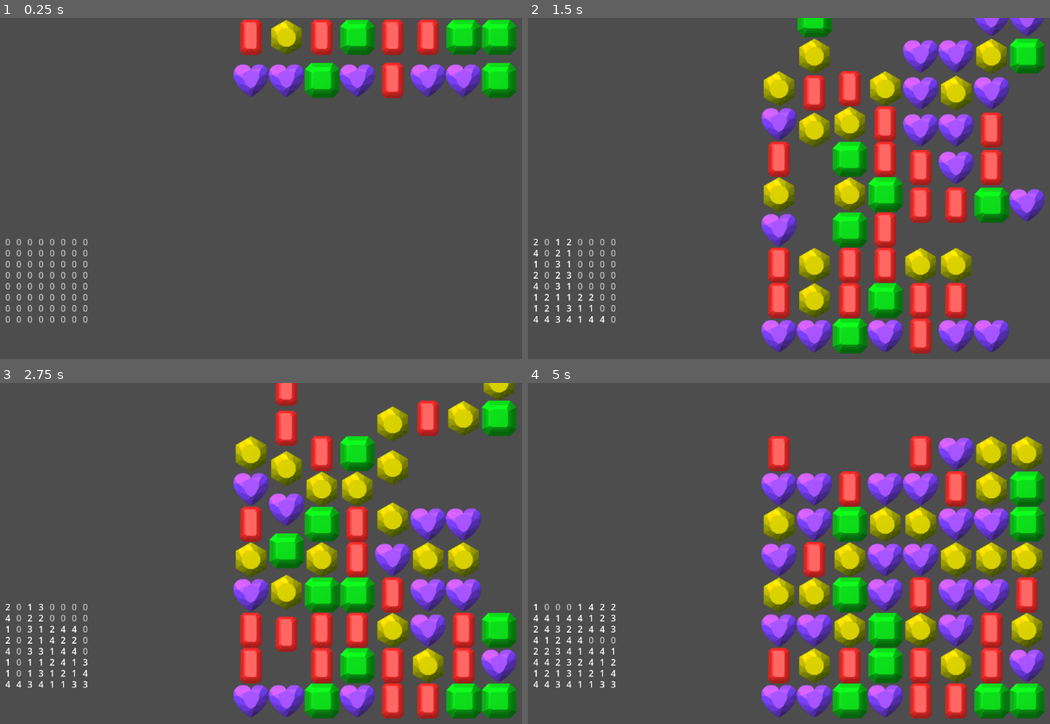
Above: before the commit, frames 1-4 (two rows, left to right).
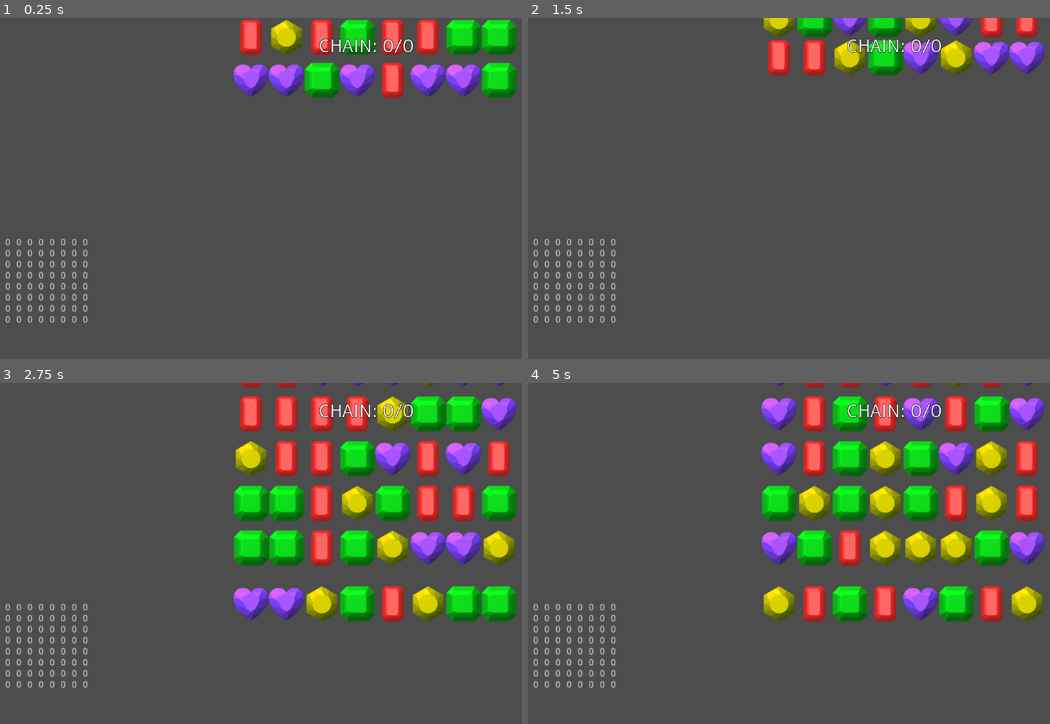
Above: after the commit, the same moments.

Repository: syun77/gd_match3
Game: Godot game, scene res://Main.tscn
Same seed, same stepped clock (60 frames per second), same inputs: the game is played once before the commit and once after it.
Inputs (mouse positions are in pixels of both pictures, inside the frame that each line leads up to):
- Up to frame 1 (0.25 s): no input
- Up to frame 2 (1.5 s): move the mouse to (940, 178) at 0.52 s; tap R (ui_r, bound only after the commit) at 0.6, 1.35 s; move the mouse to (668, 215) at 1.27 s
- Up to frame 3 (2.75 s): move the mouse to (334, 481) at 2.02 s; tap R (ui_r, bound only after the commit) at 2.1 s
- Up to frame 4 (5 s): move the mouse to (768, 631) at 2.77 s; tap R (ui_r, bound only after the commit) at 2.85, 3.6, 4.35 s; move the mouse to (992, 614) at 3.52 s; move the mouse to (606, 509) at 4.27 s

The runs differ from the first frame. In frame 1, 0.3% of the frame differs, in the area x 61-80%, y 6-11%; in frame 2, 30%; in frame 3, 36%; in frame 4, 39%, in the area x 0-99%, y 0-99%.

Commit message:
コードの階層を整理。連鎖判定の実装

Diff:
--- a/TestMatch3/Main.gd
+++ b/TestMatch3/Main.gd
@@ -7,14 +7,19 @@
 # ----------------------------------------
 # 外部参照.
 # ----------------------------------------
-const Point2 = preload("res://Point2.gd")
-const Array2 = preload("res://Array2.gd")
-const TileObj = preload("res://Tile.tscn")
+const Point2 = preload("res://src/common/Point2.gd")
+const Array2 = preload("res://src/common/Array2.gd")
+const TileObj = preload("res://src/Tile.tscn")
 
 # ----------------------------------------
 # 定数.
 # ----------------------------------------
 
+# ----------------------------------------
+# onready.
+# ----------------------------------------
+@onready var _label = $UILayer/Label
+@onready var _sound = $AudioStreamPlayer
 
 # ----------------------------------------
 # メンバ変数.
@@ -25,6 +30,11 @@
 # メンバ関数.
 # ----------------------------------------
 func _ready() -> void:
+	DisplayServer.window_set_size(Vector2i(1152*2, 648*2))
+
+	# セットアップ.
+	Common.setup(_sound)
+
 	# デバッグ描画用のフォント.
 	_font = Control.new().get_theme_font("font")
 
@@ -41,6 +51,9 @@
 	# フィールドの更新.
 	FieldMgr.proc(delta)
 
+	# UIの更新.
+	_update_ui(delta)
+
 	# デバッグ描画.
 	queue_redraw()
 
@@ -52,6 +65,12 @@
 		# ゲームをリセットする.
 		FieldMgr.initialize()
 		FieldMgr.start()
+
+## UIの更新.
+func _update_ui(delta:float) -> void:
+	var chain = FieldMgr.get_chain()
+	var max_chain = FieldMgr.get_max_chain()
+	_label.text = "CHAIN: %d/%d"%[chain, max_chain]
 
 # デバッグ描画.
 func _draw() -> void:
--- a/TestMatch3/Main.tscn
+++ b/TestMatch3/Main.tscn
@@ -1,6 +1,25 @@
-[gd_scene load_steps=2 format=3 uid="uid://cga6piwhq2fh"]
+[gd_scene load_steps=4 format=3 uid="uid://c55gat5j8sebp"]
 
 [ext_resource type="Script" path="res://Main.gd" id="1"]
+[ext_resource type="Theme" path="res://assets/fonts/font_theme.tres" id="2_mrlgs"]
+[ext_resource type="AudioStream" uid="uid://cx360jbl3to6q" path="res://assets/sound/erase.wav" id="3_iht8m"]
 
 [node name="Main" type="Node2D"]
 script = ExtResource("1")
+
+[node name="AudioStreamPlayer" type="AudioStreamPlayer" parent="."]
+stream = ExtResource("3_iht8m")
+
+[node name="UILayer" type="CanvasLayer" parent="."]
+
+[node name="Label" type="Label" parent="UILayer"]
+offset_left = 520.0
+offset_right = 977.0
+offset_bottom = 101.0
+theme = ExtResource("2_mrlgs")
+theme_override_colors/font_outline_color = Color(0, 0, 0, 1)
+theme_override_constants/outline_size = 3
+theme_override_font_sizes/font_size = 32
+text = "CHAIN"
+horizontal_alignment = 1
+vertical_alignment = 1
--- /dev/null
+++ b/TestMatch3/assets/fonts/font_theme.tres
@@ -0,0 +1,7 @@
+[gd_resource type="Theme" load_steps=2 format=3]
+
+[ext_resource type="FontFile" uid="uid://dhv1xmmixs67j" path="res://assets/fonts/mplus-1c-regular.ttf" id="1_4yyiq"]
+
+[resource]
+default_font = ExtResource("1_4yyiq")
+default_font_size = 24
--- a/TestMatch3/font_theme.tres
+++ /dev/null
@@ -1,7 +0,0 @@
-[gd_resource type="Theme" load_steps=2 format=3 uid="uid://bpnv5sq4jsfaa"]
-
-[ext_resource type="FontFile" uid="uid://dhv1xmmixs67j" path="res://mplus-1c-regular.ttf" id="1_4yyiq"]
-
-[resource]
-default_font = ExtResource("1_4yyiq")
-default_font_size = 24
--- a/TestMatch3/project.godot
+++ b/TestMatch3/project.godot
@@ -13,11 +13,11 @@
 config/name="TestMatch3"
 run/main_scene="res://Main.tscn"
 config/features=PackedStringArray("4.0")
-config/icon="res://icon.png"
 
 [autoload]
 
-FieldMgr="*res://FieldMgr.tscn"
+FieldMgr="*res://src/FieldMgr.tscn"
+Common="*res://src/common/Common.gd"
 
 [debug]
 
@@ -39,22 +39,22 @@
 
 ui_z={
 "deadzone": 0.5,
-"events": [Object(InputEventKey,"resource_local_to_scene":false,"resource_name":"","device":0,"window_id":0,"alt_pressed":false,"shift_pressed":false,"ctrl_pressed":false,"meta_pressed":false,"pressed":false,"keycode":0,"physical_keycode":0,"key_label":0,"unicode":0,"echo":false,"script":null)
+"events": [Object(InputEventKey,"resource_local_to_scene":false,"resource_name":"","device":-1,"window_id":0,"alt_pressed":false,"shift_pressed":false,"ctrl_pressed":false,"meta_pressed":false,"pressed":false,"keycode":90,"physical_keycode":0,"key_label":0,"unicode":122,"echo":false,"script":null)
 ]
 }
 ui_x={
 "deadzone": 0.5,
-"events": [Object(InputEventKey,"resource_local_to_scene":false,"resource_name":"","device":0,"window_id":0,"alt_pressed":false,"shift_pressed":false,"ctrl_pressed":false,"meta_pressed":false,"pressed":false,"keycode":0,"physical_keycode":0,"key_label":0,"unicode":0,"echo":false,"script":null)
+"events": [Object(InputEventKey,"resource_local_to_scene":false,"resource_name":"","device":-1,"window_id":0,"alt_pressed":false,"shift_pressed":false,"ctrl_pressed":false,"meta_pressed":false,"pressed":false,"keycode":88,"physical_keycode":0,"key_label":0,"unicode":120,"echo":false,"script":null)
 ]
 }
 ui_c={
 "deadzone": 0.5,
-"events": [Object(InputEventKey,"resource_local_to_scene":false,"resource_name":"","device":0,"window_id":0,"alt_pressed":false,"shift_pressed":false,"ctrl_pressed":false,"meta_pressed":false,"pressed":false,"keycode":0,"physical_keycode":0,"key_label":0,"unicode":0,"echo":false,"script":null)
+"events": [Object(InputEventKey,"resource_local_to_scene":false,"resource_name":"","device":-1,"window_id":0,"alt_pressed":false,"shift_pressed":false,"ctrl_pressed":false,"meta_pressed":false,"pressed":false,"keycode":67,"physical_keycode":0,"key_label":0,"unicode":99,"echo":false,"script":null)
 ]
 }
 ui_r={
 "deadzone": 0.5,
-"events": [Object(InputEventKey,"resource_local_to_scene":false,"resource_name":"","device":0,"window_id":0,"alt_pressed":false,"shift_pressed":false,"ctrl_pressed":false,"meta_pressed":false,"pressed":false,"keycode":0,"physical_keycode":0,"key_label":0,"unicode":0,"echo":false,"script":null)
+"events": [Object(InputEventKey,"resource_local_to_scene":false,"resource_name":"","device":-1,"window_id":0,"alt_pressed":false,"shift_pressed":false,"ctrl_pressed":false,"meta_pressed":false,"pressed":false,"keycode":82,"physical_keycode":0,"key_label":0,"unicode":114,"echo":false,"script":null)
 ]
 }
 ui_click={
--- a/TestMatch3/FieldMgr.gd
+++ b/TestMatch3/src/FieldMgr.gd
@@ -7,9 +7,9 @@
 # ----------------------------------------
 # 外部参照.
 # ----------------------------------------
-const Point2 = preload("res://Point2.gd")
-const Array2 = preload("res://Array2.gd")
-const TileObj = preload("res://Tile.tscn")
+const Point2 = preload("res://src/common/Point2.gd")
+const Array2 = preload("res://src/common/Array2.gd")
+const TileObj = preload("res://src/Tile.tscn")
 
 # ----------------------------------------
 # 定数.
@@ -51,6 +51,8 @@
 var _field   = Array2.new(WIDTH, HEIGHT) # フィールド情報.
 var _select  = Point2.new() # 選択カーソル.
 var _dragpos = Point2.new() # ドラッグ開始位置.
+var _cnt_chain = 0 # 連鎖数.
+var _max_chain = 0 # 最大連鎖数.
 
 # ----------------------------------------
 # onready.
@@ -59,11 +61,8 @@
 @onready var _spr_cursor = $LayerUI/Cursor # カーソルスプライト.
 
 # ----------------------------------------
-# メンバ関数.
-# ----------------------------------------
-# コンストラクタ
-func _init() -> void:
-	initialize()
+# public functions.
+# ----------------------------------------
 
 # 初期化.
 func initialize() -> void:
@@ -82,6 +81,10 @@
 	# 初期状態は非表示.
 	_state = eState.HIDE
 
+	# 連鎖数を初期化.
+	_cnt_chain = 0
+	_max_chain = 0
+
 # 表示開始.
 func start() -> void:
 	_state = eState.ACTIVE
@@ -92,10 +95,14 @@
 		return # 動作しない.
 
 	# タイルの更新.
+	var is_moving = false
 	for tile in _layer.get_children():
 		tile.proc(delta)
+		if tile.is_moving():
+			is_moving = true # 移動中のタイルが存在する.
 
 	# 新しいタイル出現チェック
+	var cnt_new_tile = 0
 	for i in range(_field.width):
 		# 1列あたりに HEIGHT のタイルで埋まるようにする.
 		var list = _search_x_tiles(i)
@@ -103,7 +110,7 @@
 		if d <= 0:
 			continue
 
-		var min_y := -1.0 # 最大の高さ (座標系としては最小値)
+		var min_y := -1.0 # 最大の高さ (グリッド標系としては最小値)
 		for tile in list:
 			var py = tile.get_grid_y()
 			min_y = min(py, min_y)
@@ -112,16 +119,60 @@
 			var n = randi()%TILE_TYPE + 1
 			_create_tile(n, i, int(min_y))
 			min_y -= 1.0
+		cnt_new_tile += d
 
 	# 消去判定を行う.
-	_update_erase()
+	var cnt_erase = _update_erase()
+	if cnt_erase > 0:
+		# 消去SE再生.
+		var level = min(_cnt_chain, 7) # 7を最大とする.
+		var pitch = 1.0 - 6 * (1.0/12.0) + ((1.0/12.0)*(level - 1))
+		Common.play_sound(pitch)
+
+	if _check_chain(is_moving, cnt_new_tile, cnt_erase):
+		# コンボ継続.
+		pass
+	elif _cnt_chain > 0:
+		# コンボ終了.
+		_cnt_chain = 0
 
 	# カーソルの更新.
 	_update_cursor()
 
-
-# 更新 > 消去処理
-func _update_erase() -> void:
+## コンボチェック.
+func _check_chain(is_moving:bool, cnt_new_tile:int, cnt_erase:int) -> bool:
+	if is_moving:
+		# 移動中のタイルが存在する
+		return true # 継続.
+	if cnt_new_tile > 0:
+		# 新しいタイルが存在する
+		return true # 継続.
+	if cnt_erase > 0:
+		# 消去タイルが存在する.
+		return true # 継続.
+
+	return false # コンボ終了.
+
+## 連鎖中かどうか.
+func is_chain() -> bool:
+	return _cnt_chain > 0
+## 連鎖数を取得する.
+func get_chain() -> int:
+	return _cnt_chain
+## 最連鎖数を取得する.
+func get_max_chain() -> int:
+	return _max_chain
+
+# ----------------------------------------
+# private functions.
+# ----------------------------------------
+# コンストラクタ
+func _init() -> void:
+	initialize()
+
+## 更新 > 消去処理
+## @return 消去タイルの数.
+func _update_erase() -> int:
 	# いったん初期化.
 	_field.fill(Array2.EMPTY)
 
@@ -137,6 +188,12 @@
 	# 消去リストを取得する.
 	var erase_list = check_erase()
 
+	if erase_list.size() > 0:
+		# 1つでも消せればコンボ加算.
+		_cnt_chain += 1
+		if _cnt_chain > _max_chain:
+			_max_chain = _cnt_chain
+
 	# 消去実行.
 	for idx in erase_list:
 		var p = _field.idx_to_pos(idx)
@@ -147,6 +204,8 @@
 		# 消滅開始.
 		var tile = search_tile(p)
 		tile.start_vanish()
+
+	return erase_list.size()
 
 # 更新 > カーソル.
 func _update_cursor() -> void:
--- a/TestMatch3/FieldMgr.tscn
+++ b/TestMatch3/src/FieldMgr.tscn
@@ -1,7 +1,7 @@
-[gd_scene load_steps=3 format=2]
+[gd_scene load_steps=3 format=3]
 
-[ext_resource path="res://FieldMgr.gd" type="Script" id=1]
-[ext_resource path="res://assets/cursor.png" type="Texture2D" id=2]
+[ext_resource type="Script" path="res://src/FieldMgr.gd" id="1"]
+[ext_resource type="Texture2D" uid="uid://bn37m3bplsk88" path="res://assets/cursor.png" id="2"]
 
 [node name="FieldMgr" type="Node2D"]
 script = ExtResource( 1 )
--- a/TestMatch3/Tile.gd
+++ b/TestMatch3/src/Tile.gd
@@ -12,15 +12,15 @@
 # ----------------------------------------
 # 外部参照.
 # ----------------------------------------
-const Array2 = preload("res://Array2.gd")
+const Array2 = preload("res://src/common/Array2.gd")
 
 # ----------------------------------------
 # 定数.
 # ----------------------------------------
-# 重力加速度.
+## 重力加速度.
 const GRAVITY_Y = 0.5
 
-# タイマー.
+## タイマー.
 const TIMER_VANISH = 0.5 # 消滅時間.
 const TIMER_SWAP = 0.1 # 交換.
 
@@ -28,6 +28,7 @@
 	NONE = 0 # 無効なタイルID
 }
 
+## タイルの状態
 enum eState {
 	HIDE, # 非表示.
 	FALLING, # 落下中.
@@ -39,21 +40,21 @@
 # ----------------------------------------
 # メンバ変数.
 # ----------------------------------------
-# タイルID
+## タイルID
 var _id:int = 0
 
-# 状態.
+## 状態.
 var _timer:float = 0
 var _state = eState.HIDE
 
-# 現在のグリッド座標.
+## 現在のグリッド座標.
 var _grid_x:float = 0
 var _grid_y:float = 0
-# 交換先のグリッド座標.
+## 交換先のグリッド座標.
 var _swap_x:float = 0
 var _swap_y:float = 0
 
-# 落下速度.
+## 落下速度.
 var _velocity_y:float = 0
 
 # ----------------------------------------
@@ -63,9 +64,9 @@
 @onready var _label = $Label
 
 # ----------------------------------------
-# メンバ関数.
-# ----------------------------------------
-# タイルIDを設定.
+# public functions.
+# ----------------------------------------
+## タイルIDを設定.
 func set_id(id):
 	_id = id
 
@@ -84,22 +85,22 @@
 
 	_spr.texture = load("res://assets/tiles/%s"%tbl[_id])
 
-# タイルIDを取得する.
+## タイルIDを取得する.
 func get_id() -> int:
 	return _id
 
-# 現在の座標(グリッド座標)を取得する.
+## 現在の座標(グリッド座標)を取得する.
 func get_grid_x() -> float:
 	return _grid_x
 func get_grid_y() -> float:
 	return _grid_y
 
-# 開始処理.
+## 開始処理.
 func _ready() -> void:
 	set_id(eTile.NONE)
 	visible = false
 
-# 出現開始.
+## 出現開始.
 func appear(id:int, px:float, py:float) -> void:
 	# IDを設定.
 	set_id(id)
@@ -113,7 +114,7 @@
 	# グリッド座標系をワールド座標系に変換.
 	position = FieldMgr.to_world(_grid_x, _grid_y)
 
-# 入れ替え開始.
+## 入れ替え開始.
 func start_swap(next_x:float, next_y:float) -> void:
 	if _state != eState.STANDBY:
 		printerr("eState.STANDBY(%d) 以外では呼び出せません state:%d"%[eState.STANDBY, _state])
@@ -125,20 +126,20 @@
 	_state = eState.SWAP
 	_timer = TIMER_SWAP
 
-# 入れ替え終了.
+## 入れ替え終了.
 func end_swap() -> void:
 	_grid_x = _swap_x
 	_grid_y = _swap_y
 	_state = eState.STANDBY
 
-# 落下チェック.
+## 落下チェック.
 func _check_fall() -> bool:
 	if FieldMgr.check_hit_bottom(self):
 		return false
 	return true
 
-# 下のタイルと衝突しているかどうか
-# @param tile 判定する下のタイル
+## 下のタイルと衝突しているかどうか
+## @param tile 判定する下のタイル
 func check_hit_bottom(tile:TileObj) -> bool:
 
 	# 衝突チェックするタイルの情報を取り出す.
@@ -169,26 +170,38 @@
 
 	return true
 
-# グリッドにフィットするように調整する.
+## グリッドにフィットするように調整する.
 func fit_grid() -> void:
 	_grid_x = round(_grid_x)
 	_grid_y = round(_grid_y)
 
-# 非表示状態かどうか.
+## 非表示状態かどうか.
 func is_hide() -> bool:
 	return _state == eState.HIDE
 
-# 消去や移動判定可能な状態かどうか.
+## 消去や移動判定可能な状態かどうか.
 func is_standby() -> bool:
 	return _state == eState.STANDBY
 
-# 指定の位置にタイルが存在するかどうか.
+## 落下中かどうか.
+func is_falling() -> bool:
+	return _state == eState.FALLING
+
+## 移動中かどうか.
+func is_moving() -> bool:
+	match _state:
+		eState.FALLING, eState.VANISH:
+			return true
+		_:
+			return false
+
+## 指定の位置にタイルが存在するかどうか.
 func is_same_pos(i:int, j:int) -> bool:
 	if i == int(_grid_x) and j == int(_grid_y):
 		return true
 	return false
 
-# 消滅処理開始.
+## 消滅処理開始.
 func start_vanish() -> void:
 	_state = eState.VANISH
 	_timer = TIMER_VANISH
@@ -203,7 +216,7 @@
 
 	return FieldMgr.to_world(_grid_x, _grid_y)
 
-# 手動更新関数.
+## 手動更新関数.
 func proc(delta: float) -> void:
 	if _id == eTile.NONE:
 		visible = false
--- a/TestMatch3/Tile.tscn
+++ b/TestMatch3/src/Tile.tscn
@@ -1,17 +1,17 @@
-[gd_scene load_steps=5 format=3 uid="uid://c3appfxb2s257"]
+[gd_scene load_steps=5 format=3 uid="uid://br38jkd1t1rud"]
 
-[ext_resource type="Script" path="res://Tile.gd" id="1"]
-[ext_resource type="Theme" uid="uid://bpnv5sq4jsfaa" path="res://font_theme.tres" id="2"]
-[ext_resource type="Texture2D" uid="uid://oynv0bjf1l7o" path="res://assets/tiles/tile_red.png" id="3"]
+[ext_resource type="Script" path="res://src/Tile.gd" id="1_w6t6l"]
+[ext_resource type="Texture2D" uid="uid://oynv0bjf1l7o" path="res://assets/tiles/tile_red.png" id="2_hx5ms"]
+[ext_resource type="Theme" path="res://assets/fonts/font_theme.tres" id="3_1n7c5"]
 
 [sub_resource type="RectangleShape2D" id="1"]
 size = Vector2(32, 32)
 
 [node name="Tile" type="Area2D"]
-script = ExtResource("1")
+script = ExtResource("1_w6t6l")
 
 [node name="Sprite2D" type="Sprite2D" parent="."]
-texture = ExtResource("3")
+texture = ExtResource("2_hx5ms")
 
 [node name="CollisionShape2D" type="CollisionShape2D" parent="."]
 shape = SubResource("1")
@@ -22,7 +22,7 @@
 offset_top = -23.0
 offset_right = 28.0
 offset_bottom = 23.0
-theme = ExtResource("2")
+theme = ExtResource("3_1n7c5")
 text = "Tile"
 horizontal_alignment = 1
 vertical_alignment = 1
--- a/TestMatch3/Array2.gd
+++ b/TestMatch3/src/common/Array2.gd
@@ -5,7 +5,7 @@
 # ----------------------------------------
 # 外部参照.
 # ----------------------------------------
-const Point2 = preload("res://Point2.gd")
+const Point2 = preload("res://src/common/Point2.gd")
 
 # ----------------------------------------
 # 定数.
--- /dev/null
+++ b/TestMatch3/src/common/Common.gd
@@ -0,0 +1,12 @@
+extends Node
+
+var _sound:AudioStreamPlayer
+
+## セットアップ.
+func setup(sound:AudioStreamPlayer) -> void:
+	_sound = sound
+
+## SEの再生.
+func play_sound(pitch:float = 1.0) -> void:
+	_sound.pitch_scale = pitch
+	_sound.play()
Renamed: TestMatch3/mplus-1c-regular.ttf -> TestMatch3/assets/fonts/mplus-1c-regular.ttf
Binary file removed: TestMatch3/icon.png
Not shown, removed: TestMatch3/icon.png.import
Renamed: TestMatch3/Point2.gd -> TestMatch3/src/common/Point2.gd
Not shown, added: TestMatch3/assets/sound/erase.wav
